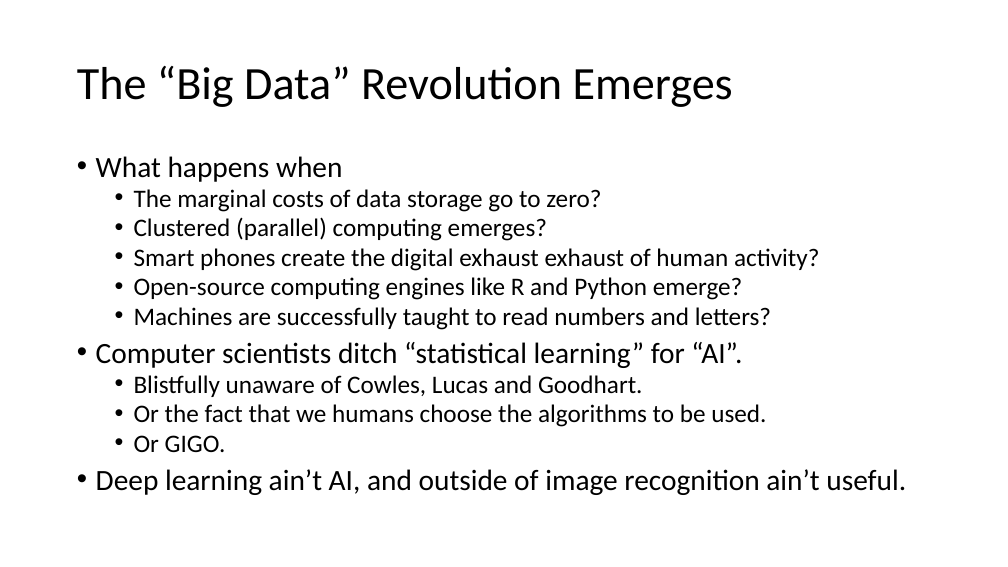
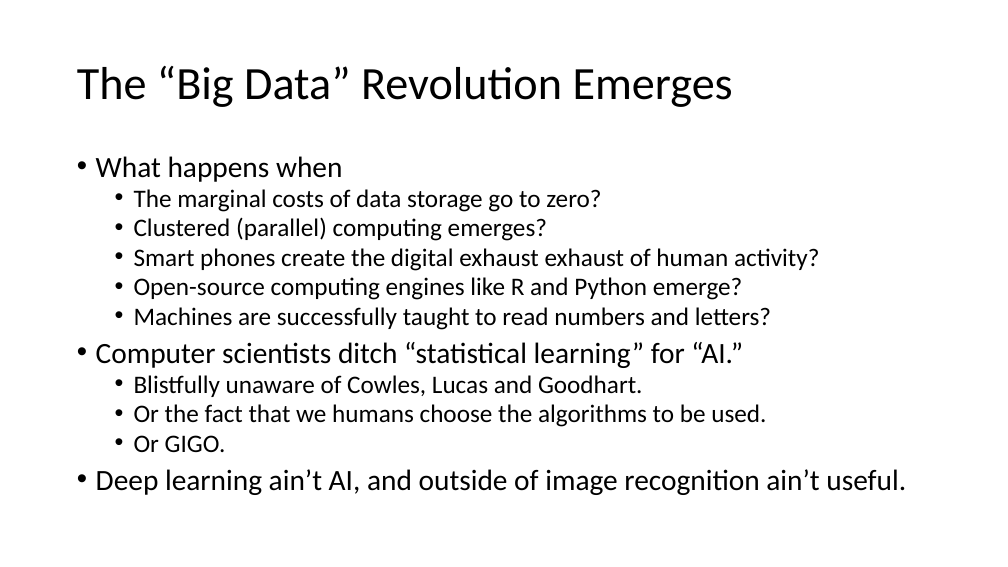
Before and after one commit to thsavage/Public-Presentations, a slide deck: slide 10 of It Ain't AI.pptx. Drawn at 1008x567 pixels with LibreOffice and Linux fonts; fonts in the diff are those of the drawing. Boxes give left, top, right and bottom in pixels: in the first picture for what was removed or moved away, otherwise in the second. Text is boxed around its words. In the diff, an @@ line names an element or a change of style, - is before the commit and + after.

```diff
--- a/It Ain't AI.pptx
+++ b/It Ain't AI.pptx
@@ text at box(96, 342, 743, 368): text changed @@
-• Computer scientists ditch “statistical learning” for “AI”.
+• Computer scientists ditch “statistical learning” for “AI.”
```
Also in this commit, not shown: 10 other slides changed.
